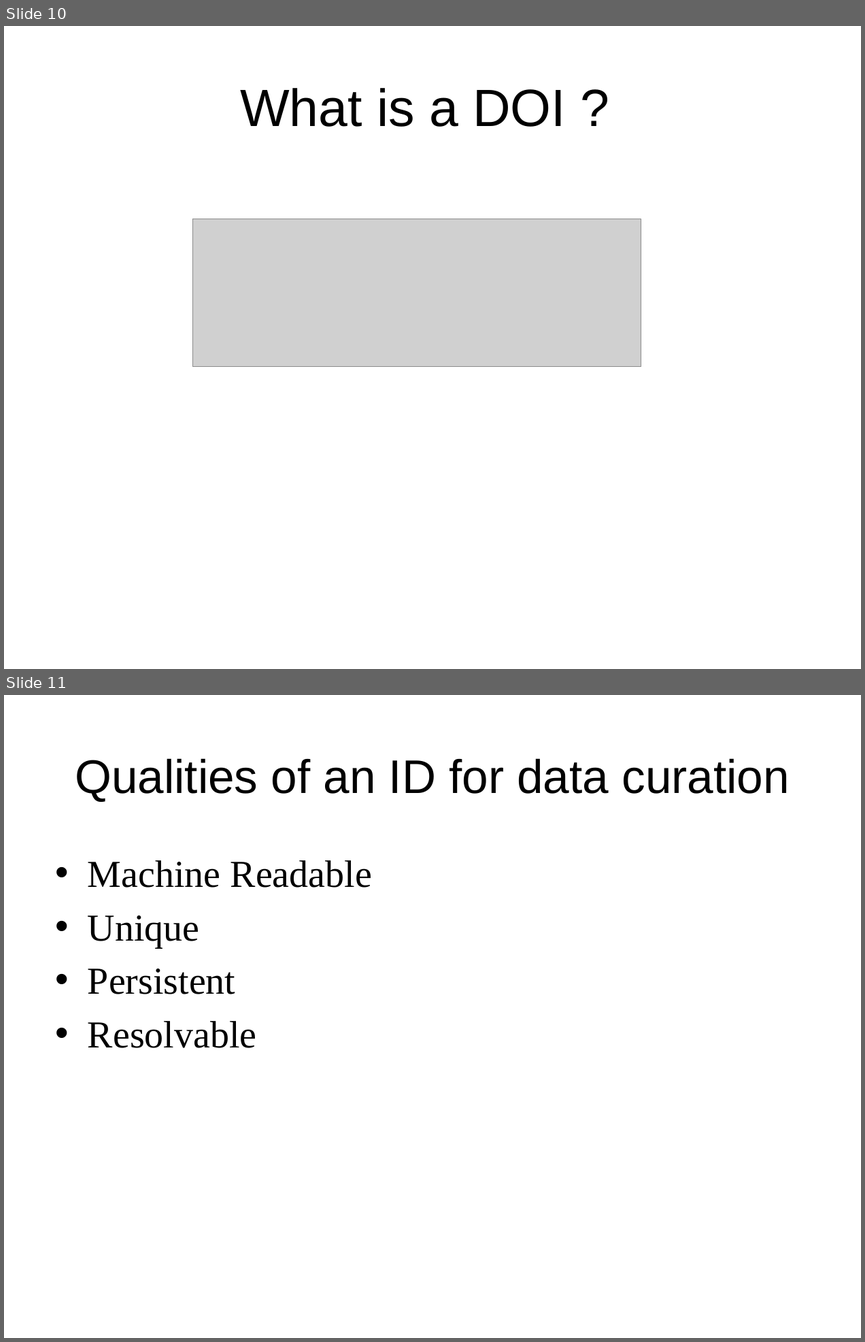
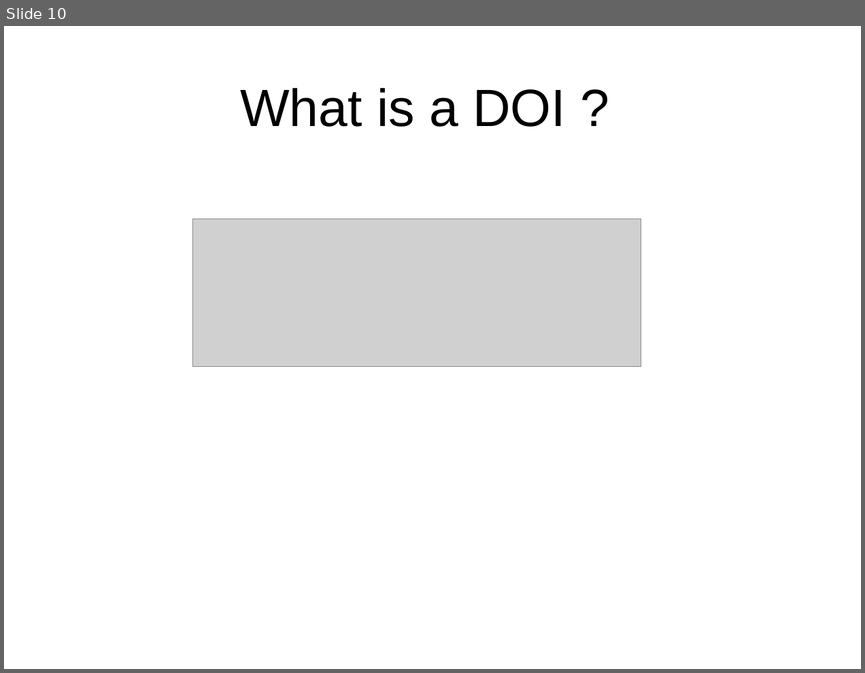
Before and after one commit to DataCurationWorkshop/HongKongCurationWorkshop, a slide deck: Day_1/Lectures/Slides/Day_1_Lecture_Identifier.pptx. Shown one above the other, each under a label of ours: slides 10 and 11 before the commit, slide 10 after it. The pictures are 865x1342 and 865x673 pixels, drawn with LibreOffice and Linux fonts; fonts in the diff are those of the drawing; grey boxes stand for pictures; background and template pictures are left out. Boxes give left, top, right and bottom in pixels: in the first picture for what was removed or moved away, otherwise in the second. Text is boxed around its words. In the diff, an @@ line names an element or a change of style, - is before the commit and + after.

```diff
--- a/Day_1/Lectures/Slides/Day_1_Lecture_Identifier.pptx
+++ b/Day_1/Lectures/Slides/Day_1_Lecture_Identifier.pptx
@@ slide 11 removed at <box>4,695,861,1338</box>, background #FFFFFF @@
@@ title removed at <box>75,758,789,802</box> @@
-Qualities of an ID for data curation
@@ text removed at <box>88,860,372,1048</box> @@
-• Machine Readable
-• Unique
-• Persistent
-• Resolvable
```
Also in this commit, not shown: 2 slides changed, 4 slides added.
